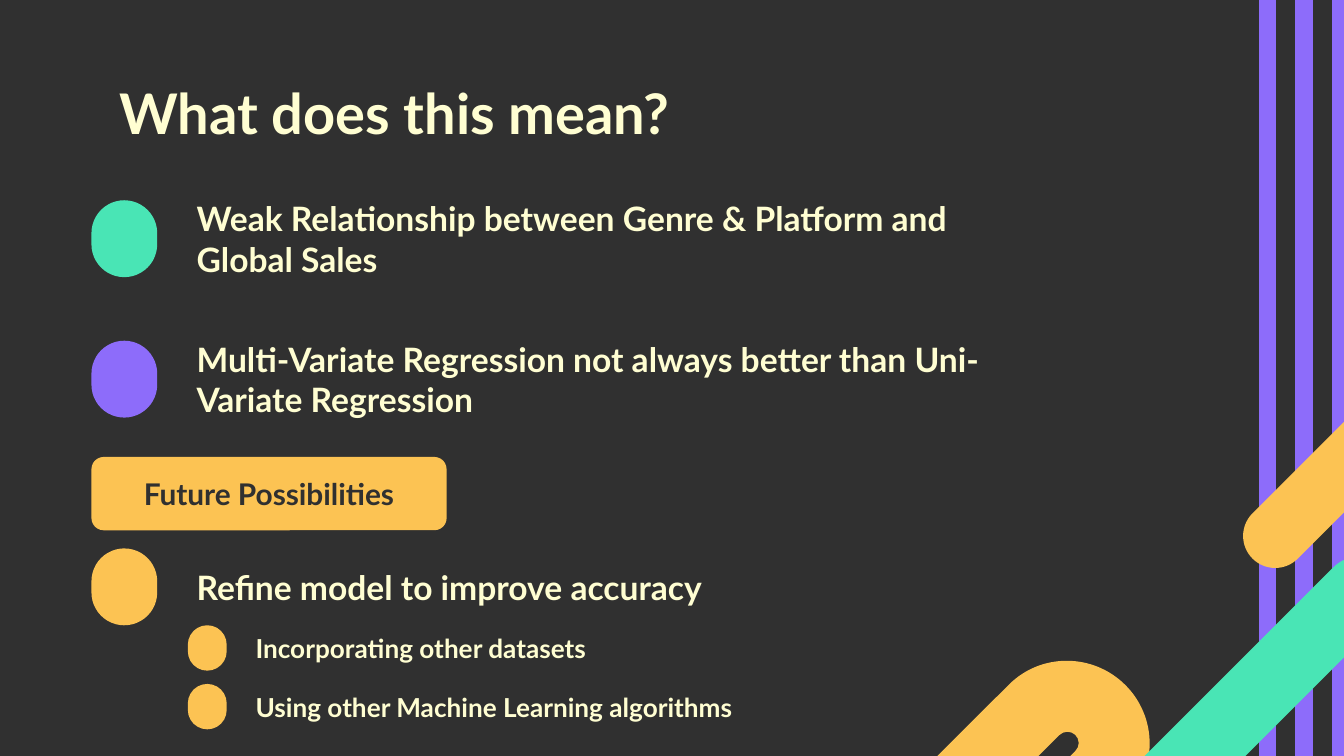
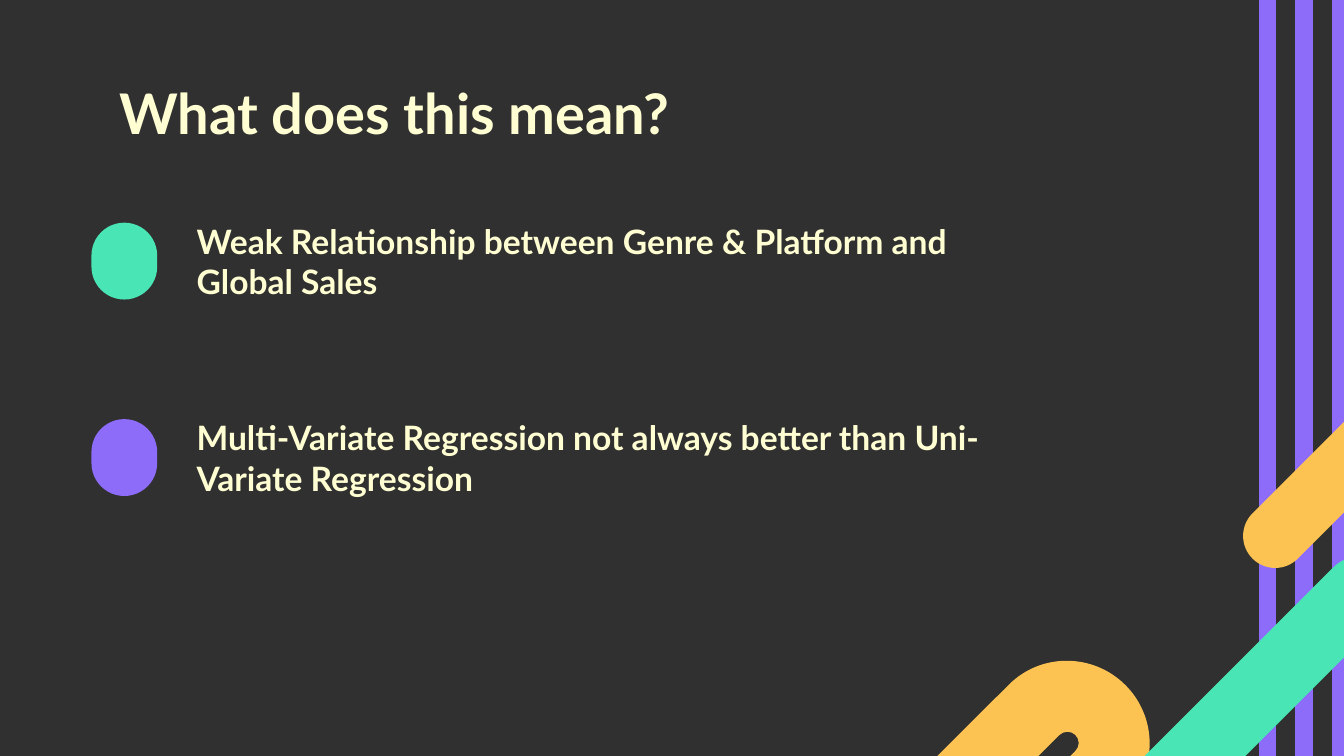
Before and after one commit to kekgan/Video-Games-Sales-Analysis, a slide deck: slide 31 of VG-sales-analysis-slides.pptx (slide 33 before the commit). Drawn at 1344x756 pixels with LibreOffice and Linux fonts; fonts in the diff are those of the drawing. Boxes give left, top, right and bottom in pixels: in the first picture for what was removed or moved away, otherwise in the second. Text is boxed around its words. In the diff, an @@ line names an element or a change of style, - is before the commit and + after.

```diff
--- a/VG-sales-analysis-slides.pptx
+++ b/VG-sales-analysis-slides.pptx
@@ rounded rectangle: place and size @@
-rounded rectangle at [91,200,157,277]
+rounded rectangle at [91,223,157,300]
@@ text "Weak Relationship between Genre & ...": place and size @@
-text "Weak Relationship between Genre & ..." at [197,206,947,273]
+text "Weak Relationship between Genre & ..." at [197,229,947,295]
@@ rounded rectangle: place and size @@
-rounded rectangle at [91,341,157,418]
+rounded rectangle at [91,419,157,496]
@@ text "Multi-Variate Regression not always better ...": place and size @@
-text "Multi-Variate Regression not always better ..." at [197,347,979,418]
+text "Multi-Variate Regression not always better ..." at [197,425,979,497]
@@ rounded rectangle removed at [91,457,446,531] @@
-Future Possibilities
@@ rounded rectangle removed at [91,548,157,625] @@
@@ text removed at [197,575,702,606] @@
-Refine model to improve accuracy
@@ rounded rectangle removed at [188,625,227,671] @@
@@ text removed at [256,638,586,663] @@
-Incorporating other datasets
@@ rounded rectangle removed at [188,684,227,730] @@
@@ text removed at [256,697,732,721] @@
-Using other Machine Learning algorithms
```
Also in this commit, not shown: 4 other slides changed, 2 slides removed.
